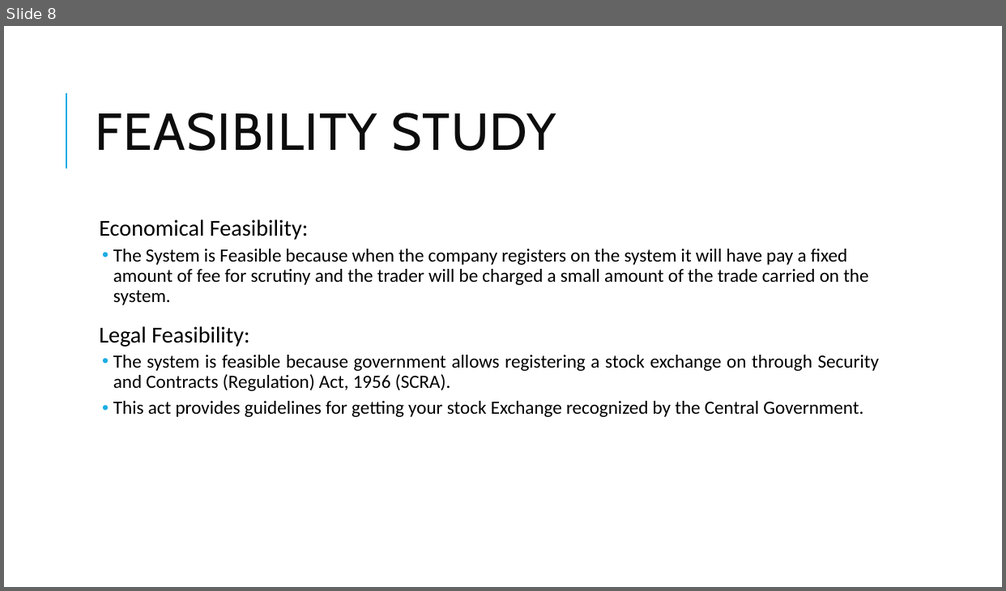
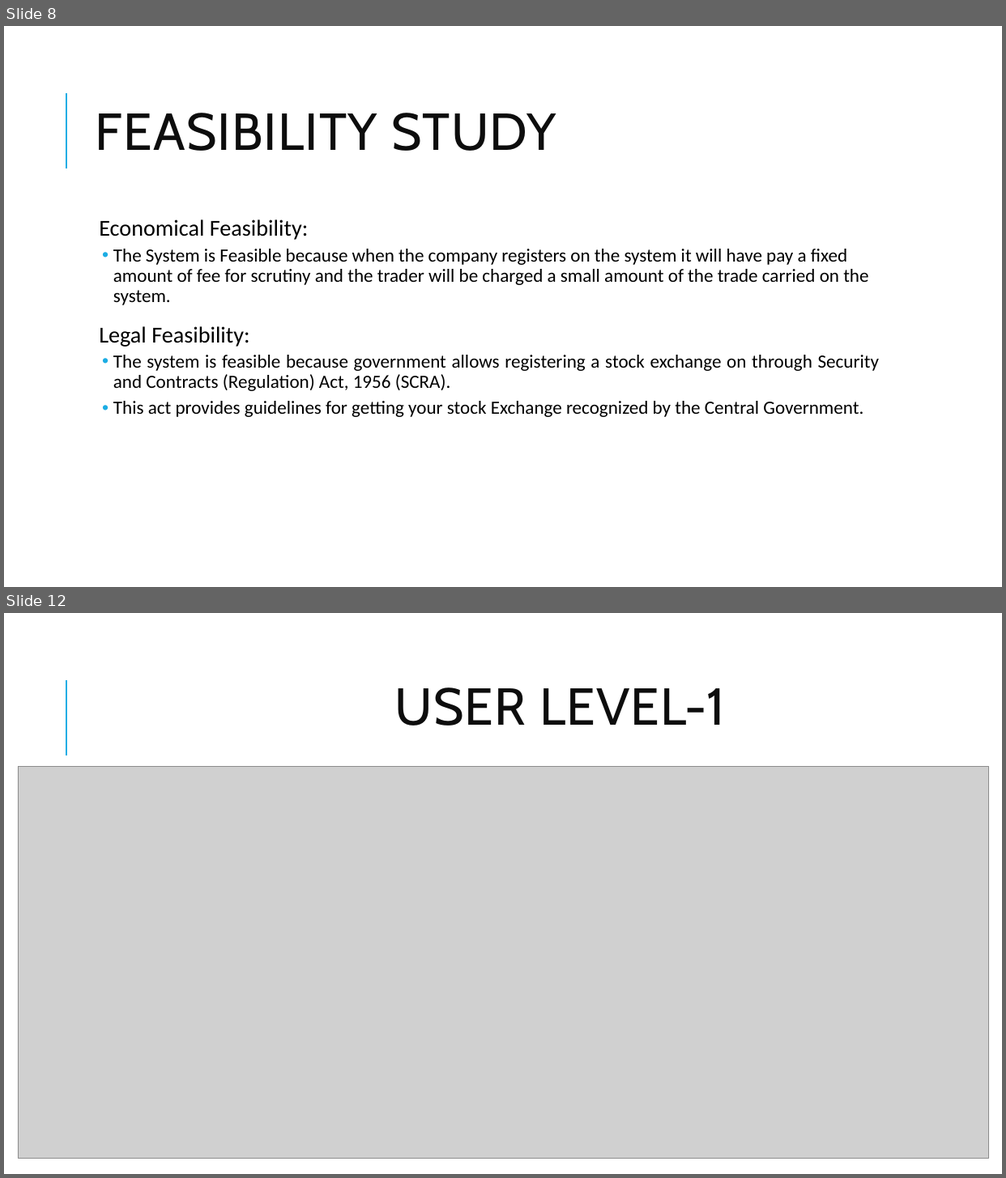
Before and after one commit to shreypateliya/Virtual-Stock-Market, a slide deck: Virtual Stock Market.pptx. Shown one above the other, each under a label of ours: slide 8 before the commit, slides 8 and 12 after it; the slides between them are not shown. The pictures are 1006x591 and 1006x1178 pixels, drawn with LibreOffice and Linux fonts; fonts in the diff are those of the drawing; grey boxes stand for pictures. Boxes give left, top, right and bottom in pixels: in the first picture for what was removed or moved away, otherwise in the second. Text is boxed around its words. In the diff, an @@ line names an element or a change of style, - is before the commit and + after.

```diff
--- a/Virtual Stock Market.pptx
+++ b/Virtual Stock Market.pptx
@@ slide 12 added at bbox=[4, 613, 1002, 1174], background #FFFFFF; not listed: 1 template element that a slide beside it also shows @@
@@ title added at bbox=[394, 688, 725, 726], 50 pt, text #0D0D0D @@
+USER LEVEL-1
@@ picture added at bbox=[19, 766, 988, 1159] @@
```
Also in this commit, not shown: 11 other slides added.
